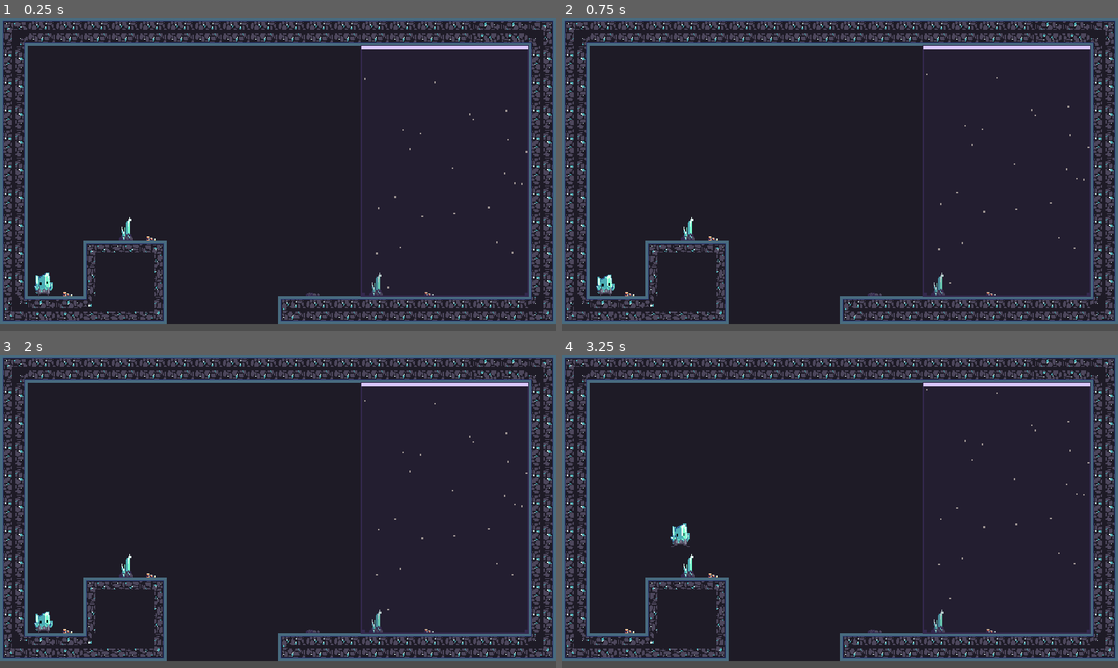
Above: before the commit, frames 1-4 (two rows, left to right).
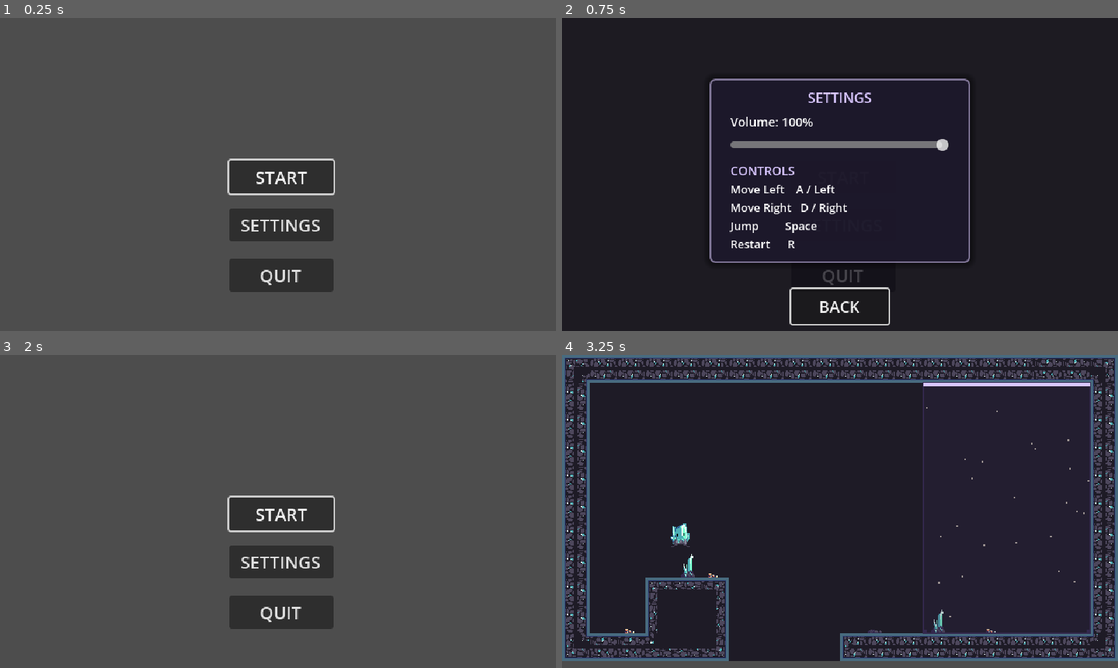
Above: after the commit, the same moments.

Repository: jmx2033/GRAVSWITCH
Game: Godot game, scene res://Scenes/mainmenu.tscn
Same seed, same stepped clock (60 frames per second), same inputs: the game is played once before the commit and once after it. Before the commit the project starts from res://Scenes/main.tscn.
Inputs (mouse positions are in pixels of both pictures, inside the frame that each line leads up to):
- Up to frame 1 (0.25 s): no input
- Up to frame 2 (0.75 s): click (845, 224) at 0.5 s, where only the run after the commit has a clickable "SETTINGS"
- Up to frame 3 (2 s): click (278, 642) at 1.25 s, where only the run after the commit has a clickable "BACK"
- Up to frame 4 (3.25 s): click (845, 514) at 2 s, where only the run after the commit has a clickable "START"; hold D (move_right) from 2.78 s (still down); tap Space (jump) at 2.85, 3.02 s

The runs differ from the first frame. In frame 1, 85% of the frame differs, in the area x 0-100%, y 0-98%; in frame 2, 21%; in frame 3, 85%; in frame 4, less than 0.1%.

Commit message:
feat(ui): 主菜单接线，加设置面板与音量调节、键位表 [P1-5]

Diff:
--- a/Scenes/mainmenu.tscn
+++ b/Scenes/mainmenu.tscn
@@ -1,6 +1,20 @@
 [gd_scene format=3 uid="uid://bwgx3km5n5imc"]
 
 [ext_resource type="Script" uid="uid://1rcdnt6jpwoh" path="res://Scripts/main_menu.gd" id="1_tt5f1"]
+
+[sub_resource type="StyleBoxFlat" id="StyleBoxFlat_frost"]
+bg_color = Color(0.12, 0.1, 0.18, 0.85)
+border_width_left = 2
+border_width_top = 2
+border_width_right = 2
+border_width_bottom = 2
+border_color = Color(0.85, 0.78, 1, 0.55)
+corner_radius_top_left = 6
+corner_radius_top_right = 6
+corner_radius_bottom_right = 6
+corner_radius_bottom_left = 6
+shadow_color = Color(0, 0, 0, 0.45)
+shadow_size = 8
 
 [node name="mainmenu" type="Control" unique_id=2074724687]
 layout_mode = 3
@@ -18,27 +32,143 @@
 anchor_top = 0.5
 anchor_right = 0.5
 anchor_bottom = 0.5
-offset_left = -64.0
-offset_top = -100.0
+offset_left = -56.0
+offset_top = -16.0
 offset_right = 64.0
-offset_bottom = -8.0
+offset_bottom = 22.0
 grow_horizontal = 2
 grow_vertical = 2
-theme_override_font_sizes/font_size = 26
-text = "开始游戏"
+theme_override_font_sizes/font_size = 20
+text = "START"
 
-[node name="ButtonQuit" type="Button" parent="." unique_id=1326681747]
+[node name="ButtonSettings" type="Button" parent="." unique_id=1326681747]
 layout_mode = 1
 anchors_preset = 8
 anchor_left = 0.5
 anchor_top = 0.5
 anchor_right = 0.5
 anchor_bottom = 0.5
-offset_left = -62.0
-offset_top = 37.0
-offset_right = 66.0
-offset_bottom = 129.0
+offset_left = -56.0
+offset_top = 39.0
+offset_right = 64.0
+offset_bottom = 77.0
 grow_horizontal = 2
 grow_vertical = 2
-theme_override_font_sizes/font_size = 26
-text = "退出游戏"
+theme_override_font_sizes/font_size = 20
+text = "SETTINGS"
+
+[node name="ButtonQuit" type="Button" parent="." unique_id=1326681748]
+layout_mode = 1
+anchors_preset = 8
+anchor_left = 0.5
+anchor_top = 0.5
+anchor_right = 0.5
+anchor_bottom = 0.5
+offset_left = -56.0
+offset_top = 97.0
+offset_right = 64.0
+offset_bottom = 135.0
+grow_horizontal = 2
+grow_vertical = 2
+theme_override_font_sizes/font_size = 20
+text = "QUIT"
+
+[node name="SettingsPanel" type="Control" parent="." unique_id=2074724688]
+visible = false
+layout_mode = 1
+anchors_preset = 15
+anchor_right = 1.0
+anchor_bottom = 1.0
+grow_horizontal = 2
+grow_vertical = 2
+
+[node name="Dim" type="ColorRect" parent="SettingsPanel" unique_id=2074724689]
+layout_mode = 1
+anchors_preset = 15
+anchor_right = 1.0
+anchor_bottom = 1.0
+grow_horizontal = 2
+grow_vertical = 2
+color = Color(0.04, 0.03, 0.07, 0.72)
+
+[node name="Frost" type="Panel" parent="SettingsPanel" unique_id=2074724690]
+layout_mode = 1
+anchors_preset = 8
+anchor_left = 0.5
+anchor_top = 0.5
+anchor_right = 0.5
+anchor_bottom = 0.5
+offset_left = -150.0
+offset_top = -110.0
+offset_right = 150.0
+offset_bottom = 102.0
+grow_horizontal = 2
+grow_vertical = 2
+theme_override_styles/panel = SubResource("StyleBoxFlat_frost")
+
+[node name="Title" type="Label" parent="SettingsPanel/Frost" unique_id=2074724691]
+layout_mode = 0
+offset_top = 10.0
+offset_right = 300.0
+offset_bottom = 34.0
+theme_override_colors/font_color = Color(0.85, 0.78, 1, 1)
+theme_override_font_sizes/font_size = 16
+text = "SETTINGS"
+horizontal_alignment = 1
+
+[node name="VolumeLabel" type="Label" parent="SettingsPanel/Frost" unique_id=2074724692]
+layout_mode = 0
+offset_left = 24.0
+offset_top = 40.0
+offset_right = 276.0
+offset_bottom = 62.0
+theme_override_font_sizes/font_size = 14
+text = "Volume: 100%"
+
+[node name="VolumeSlider" type="HSlider" parent="SettingsPanel/Frost" unique_id=2074724693]
+layout_mode = 0
+offset_left = 24.0
+offset_top = 64.0
+offset_right = 276.0
+offset_bottom = 88.0
+max_value = 1.0
+step = 0.05
+value = 1.0
+
+[node name="KeysTitle" type="Label" parent="SettingsPanel/Frost" unique_id=2074724694]
+layout_mode = 0
+offset_left = 24.0
+offset_top = 96.0
+offset_right = 276.0
+offset_bottom = 118.0
+theme_override_colors/font_color = Color(0.85, 0.78, 1, 1)
+theme_override_font_sizes/font_size = 14
+text = "CONTROLS"
+
+[node name="KeysTable" type="Label" parent="SettingsPanel/Frost" unique_id=2074724695]
+layout_mode = 0
+offset_left = 24.0
+offset_top = 118.0
+offset_right = 276.0
+offset_bottom = 170.0
+theme_override_font_sizes/font_size = 13
+text = "Move Left    A / Left
+Move Right   D / Right
+Jump         Space
+Restart      R"
+
+[node name="ButtonBack" type="Button" parent="SettingsPanel" unique_id=2074724696]
+layout_mode = 1
+anchors_preset = 8
+anchor_left = 0.5
+anchor_top = 0.5
+anchor_right = 0.5
+anchor_bottom = 0.5
+offset_left = -56.0
+offset_top = 132.0
+offset_right = 56.0
+offset_bottom = 172.0
+grow_horizontal = 2
+grow_vertical = 2
+theme_override_font_sizes/font_size = 18
+text = "BACK"
--- a/Scripts/main_menu.gd
+++ b/Scripts/main_menu.gd
@@ -1,11 +1,95 @@
 extends Control
 
+## 主菜单：开始 / 设置 / 退出。
+## 设置面板里可以拖动音量滑块，直接改 Master 总线音量，并记住到本地配置。
 
-# Called when the node enters the scene tree for the first time.
-func _ready() -> void:
-	pass # Replace with function body.
+## 点开始后要加载的场景。
+@export var game_scene: PackedScene = preload("res://Scenes/main.tscn")
+
+## 音量记忆文件（存在 user:// 下，不占仓库）。
+const SETTINGS_PATH := "user://settings.cfg"
+const SECTION := "audio"
+const KEY_VOLUME := "master_volume"
+
+@onready var _btn_play: Button = $ButtonPlay
+@onready var _btn_settings: Button = $ButtonSettings
+@onready var _btn_quit: Button = $ButtonQuit
+@onready var _panel: Control = $SettingsPanel
+@onready var _slider: HSlider = $SettingsPanel/Frost/VolumeSlider
+@onready var _label: Label = $SettingsPanel/Frost/VolumeLabel
+@onready var _btn_back: Button = $SettingsPanel/ButtonBack
 
 
-# Called every frame. 'delta' is the elapsed time since the previous frame.
-func _process(delta: float) -> void:
-	pass
+func _ready() -> void:
+	_btn_play.pressed.connect(_on_play_pressed)
+	_btn_settings.pressed.connect(_on_settings_pressed)
+	_btn_quit.pressed.connect(_on_quit_pressed)
+	_btn_back.pressed.connect(_on_back_pressed)
+
+	_slider.value_changed.connect(_on_volume_changed)
+	_panel.visible = false
+
+	_load_volume()
+	_btn_play.grab_focus()
+
+
+## 进入游戏。
+func _on_play_pressed() -> void:
+	if game_scene == null:
+		push_error("main_menu.gd：game_scene 未设置")
+		return
+	get_tree().change_scene_to_packed(game_scene)
+
+
+## 打开设置面板。
+func _on_settings_pressed() -> void:
+	_panel.visible = true
+	_btn_back.grab_focus()
+
+
+## 从设置面板返回。
+func _on_back_pressed() -> void:
+	_panel.visible = false
+	_btn_play.grab_focus()
+
+
+## 退出游戏。
+func _on_quit_pressed() -> void:
+	get_tree().quit()
+
+
+## 拖动音量滑块：立刻改 Master 总线音量，并存盘。
+func _on_volume_changed(value: float) -> void:
+	_apply_volume(value)
+	_save_volume(value)
+	_label.text = "Volume: %d%%" % int(round(value * 100.0))
+
+
+## 把 0~1 的音量比例应用到 Master 总线。
+## 0 时静音（-80dB 是 Godot 的静音阈值），其余按对数换算成 dB。
+func _apply_volume(ratio: float) -> void:
+	var bus := AudioServer.get_bus_index("Master")
+	if ratio <= 0.001:
+		AudioServer.set_bus_mute(bus, true)
+	else:
+		AudioServer.set_bus_mute(bus, false)
+		AudioServer.set_bus_volume_db(bus, linear_to_db(ratio))
+
+
+## 读取上次保存的音量；没有配置文件时默认 100%。
+func _load_volume() -> void:
+	var cfg := ConfigFile.new()
+	var ratio := 1.0
+	if cfg.load(SETTINGS_PATH) == OK:
+		ratio = float(cfg.get_value(SECTION, KEY_VOLUME, 1.0))
+	_slider.set_value_no_signal(ratio)
+	_apply_volume(ratio)
+	_label.text = "Volume: %d%%" % int(round(ratio * 100.0))
+
+
+## 把当前音量写回配置文件。
+func _save_volume(ratio: float) -> void:
+	var cfg := ConfigFile.new()
+	cfg.load(SETTINGS_PATH)
+	cfg.set_value(SECTION, KEY_VOLUME, ratio)
+	cfg.save(SETTINGS_PATH)
--- a/Scripts/player/player.gd
+++ b/Scripts/player/player.gd
@@ -107,9 +107,11 @@
 
 	var right_dir: Vector2 = Vector2.RIGHT
 	if g.is_equal_approx(Vector2.LEFT) or g.is_equal_approx(Vector2.RIGHT):
-		right_dir = g.rotated(-PI / 2)
-	# g 斜的时候（转向过渡中）用上一次的 right_dir 也行，但过渡只有 0.12 秒，
-	# 直接用屏幕右足够稳，也不会把速度拆歪。
+		# 【11/5 修】重力朝左/朝右时，角色是"躺在侧墙上"的。
+		# 原来写的是 g.rotated(-PI/2)：朝右时得到 (0,-1)，也就是屏幕上方，
+		# 玩家一按 D 就被沿 -y 加速，看起来就是"进了水平重力区人往上飞"。
+		# 现在固定让 D 走屏幕下方（沿墙往下走）、A 走上方，两个朝向手感一致。
+		right_dir = Vector2.DOWN
 
 	var side_speed: float = velocity.dot(right_dir) if on_axis else velocity.x
 
@@ -318,26 +320,35 @@
 	_apply_gravity_zones()
 
 
-## 重算重力：基础向下重力 + 所有重叠区的贡献。
+## 重算重力：把所有"正在生效的区"折算成一个合力加速度。
+##
+## 【11/5 重写】原来写的是"基础向下 1g + 每个区补差"：向上区补 2g、
+## 左右区补 1g 水平 + 1g 向上。这套算法把"基础重力已经存在"当成前提，
+## 一旦两个区同时生效，y 分量就会累加 —— 表现就是站在水平重力区里人被往上顶。
+##
+## 改成自洽的写法：每个区只给出"它指向的那个方向"，不再补差。
+## - 没有区生效 → 世界默认向下 1g
+## - 朝上 / 朝左 / 朝右 → 该方向 1g
+## - 朝下 → 该方向 2g（"加重"：跳得更矮、落得更快）
+## - 多个区同时生效 → 各自的加速度相加，完全相抵时就是失重（加速度 0）
 func _apply_gravity_zones() -> void:
-	var total := Vector2.DOWN * Config.GRAVITY
+	if _gravity_dirs.is_empty():
+		Config.gravity_acceleration = Vector2.DOWN * Config.GRAVITY
+		return
+
+	var total := Vector2.ZERO
 	for direction in _gravity_dirs.values():
-		var pull: Vector2 = direction
-		total += _zone_gravity(pull)
+		total += _zone_gravity(direction)
 	Config.gravity_acceleration = total
 
 
-## 单个重力区提供的加速度：
-## 向上区 2g（多出的 1g 抵消基础重力，净向上 1g）；
-## 向下区 1g；
-## 左/右区 1g 水平 + 1g 向上（抵消基础重力，净水平 1g）。
+## 单个重力区提供的加速度（自洽，不依赖"基础重力已存在"）。
+## 朝下 2g 是"加重"的设定；其余三个方向各 1g。
 func _zone_gravity(direction: Vector2) -> Vector2:
-	var pull: Vector2 = direction * Config.GRAVITY
-	if direction.is_equal_approx(Vector2.UP):
+	var pull: Vector2 = direction.normalized() * Config.GRAVITY
+	if direction.is_equal_approx(Vector2.DOWN):
 		return pull * 2.0
-	if direction.is_equal_approx(Vector2.DOWN):
-		return pull
-	return pull + Vector2.UP * Config.GRAVITY
+	return pull
 
 
 ## 被通关区域通知时调用，进入通关状态；之后 die() 不再生效。
--- a/Scripts/player/player_sfx.gd
+++ b/Scripts/player/player_sfx.gd
@@ -5,21 +5,21 @@
 
 ## 跳跃音效；真正起跳时随机选一个播放。
 const JUMP_SFX: Array[AudioStream] = [
-	preload("res://Audio/sfx/jump_1.wav"),
-	preload("res://Audio/sfx/jump_2.wav"),
-	preload("res://Audio/sfx/jump_3.wav"),
+	preload("res://Audio/sfx/sfx_jump_1.wav"),
+	preload("res://Audio/sfx/sfx_jump_2.wav"),
+	preload("res://Audio/sfx/sfx_jump_3.wav"),
 ]
 ## 行走音效；贴地行走时轮流随机播放。
 const WALK_SFX: Array[AudioStream] = [
-	preload("res://Audio/sfx/walk_1.wav"),
-	preload("res://Audio/sfx/walk_2.wav"),
-	preload("res://Audio/sfx/walk_3.wav"),
-	preload("res://Audio/sfx/walk_4.wav"),
+	preload("res://Audio/sfx/sfx_walk_1.wav"),
+	preload("res://Audio/sfx/sfx_walk_2.wav"),
+	preload("res://Audio/sfx/sfx_walk_3.wav"),
+	preload("res://Audio/sfx/sfx_walk_4.wav"),
 ]
 ## 行走音效的播放间隔；音效本身 0.5 秒，留 0.1 秒重叠让脚步更连贯。
 const WALK_SFX_INTERVAL := 0.4
 ## 坠地音效；落地时根据冲击速度调整音量。
-const LAND_SFX: AudioStream = preload("res://Audio/sfx/land.wav")
+const LAND_SFX: AudioStream = preload("res://Audio/sfx/sfx_land.wav")
 ## 2.0 倍音量对应的自由落体高度（像素）：288px 的落地速度约为 1018。
 const LAND_SFX_LOUD_HEIGHT := 288.0
 ## 低于这个冲击速度不播放，避免贴地抖动误触。
--- a/project.godot
+++ b/project.godot
@@ -11,7 +11,7 @@
 [application]
 
 config/name="GRAVSWITCH"
-run/main_scene="uid://cohl7m1fxjefw"
+run/main_scene="uid://bwgx3km5n5imc"
 config/features=PackedStringArray("4.7", "GL Compatibility")
 config/icon="res://icon.svg"
 
Renamed: Audio/sfx/jump_1.wav.import -> Audio/sfx/sfx_jump_1.wav.import
Renamed: Audio/sfx/jump_2.wav.import -> Audio/sfx/sfx_jump_2.wav.import
Renamed: Audio/sfx/jump_3.wav.import -> Audio/sfx/sfx_jump_3.wav.import
Renamed: Audio/sfx/land.wav.import -> Audio/sfx/sfx_land.wav.import
Renamed: Audio/sfx/walk_1.wav.import -> Audio/sfx/sfx_walk_1.wav.import
Renamed: Audio/sfx/walk_2.wav.import -> Audio/sfx/sfx_walk_2.wav.import
Renamed: Audio/sfx/walk_3.wav.import -> Audio/sfx/sfx_walk_3.wav.import
Renamed: Audio/sfx/walk_4.wav.import -> Audio/sfx/sfx_walk_4.wav.import
Not shown, removed: Audio/sfx/jump_1.wav
Not shown, removed: Audio/sfx/jump_2.wav
Not shown, removed: Audio/sfx/jump_3.wav
Not shown, added: Audio/sfx/sfx_jump_1.wav
(and 8 more such lines)
